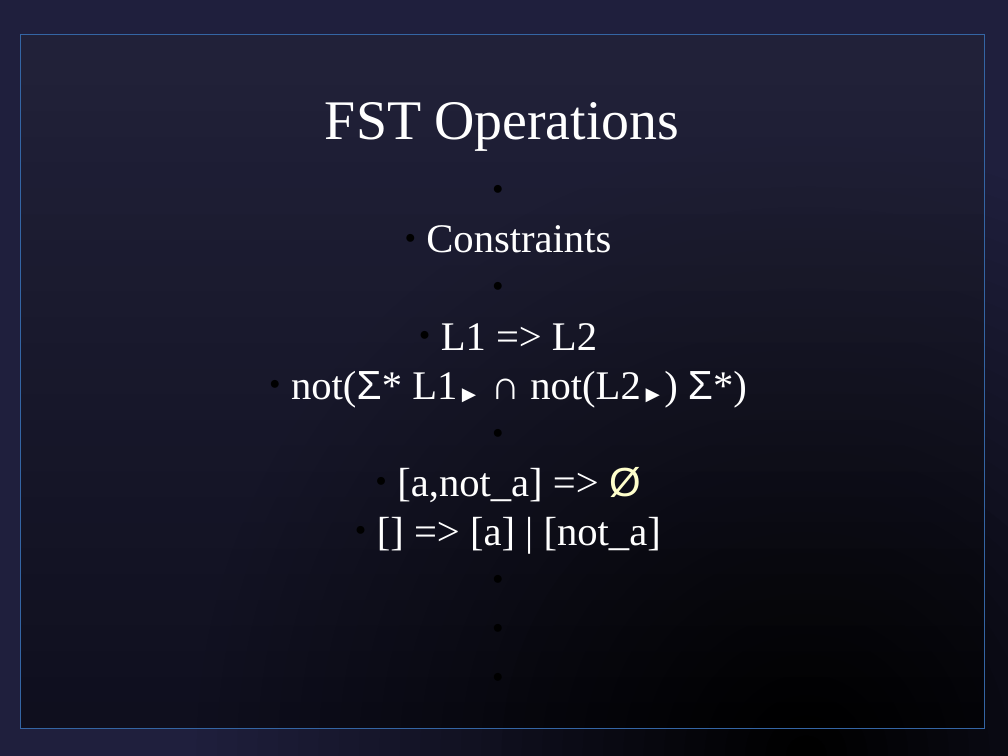
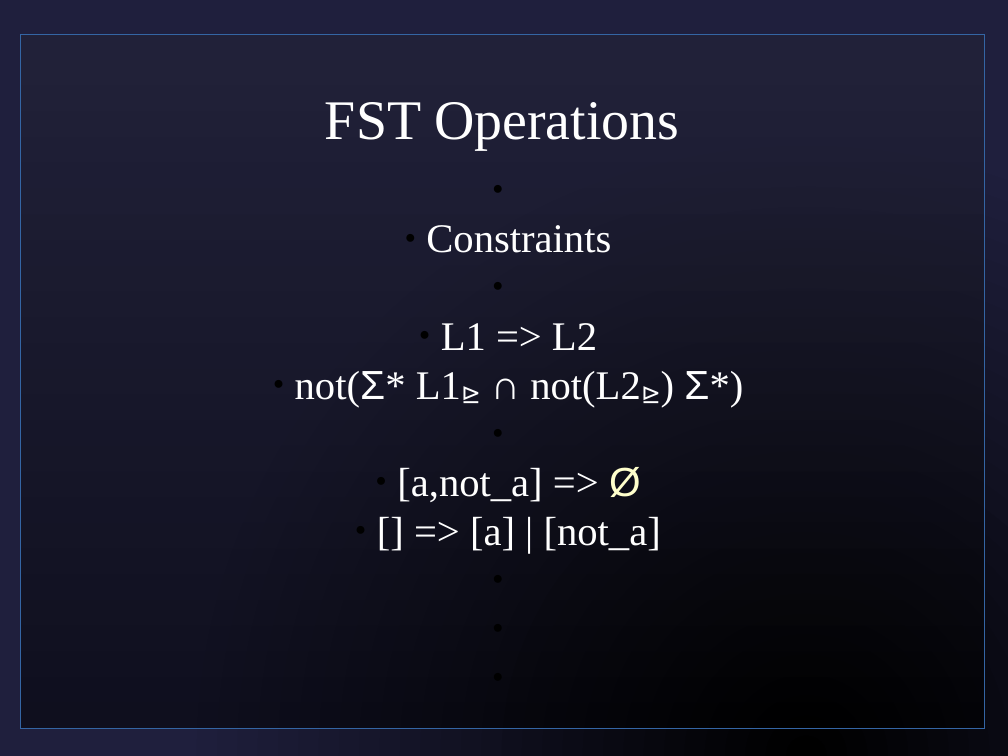
Before and after one commit to sjf/eventlogic, a slide deck: slide 16 of pres1.odp. Drawn at 1008x756 pixels with LibreOffice and Linux fonts; fonts in the diff are those of the drawing; background and template pictures are left out. Boxes give left, top, right and bottom in pixels: in the first picture for what was removed or moved away, otherwise in the second. Text is boxed around its words. In the diff, an @@ line names an element or a change of style, - is before the commit and + after.

```diff
--- a/pres1.odp
+++ b/pres1.odp
@@ subtitle at (295, 371, 743, 407): text changed @@
-  ● not(Σ* L1► ∩ not(L2►) Σ*)
+  ● not(Σ* L1⊵ ∩ not(L2⊵) Σ*)
```
Also in this commit, not shown: 5 other slides changed, 1 slide added.
